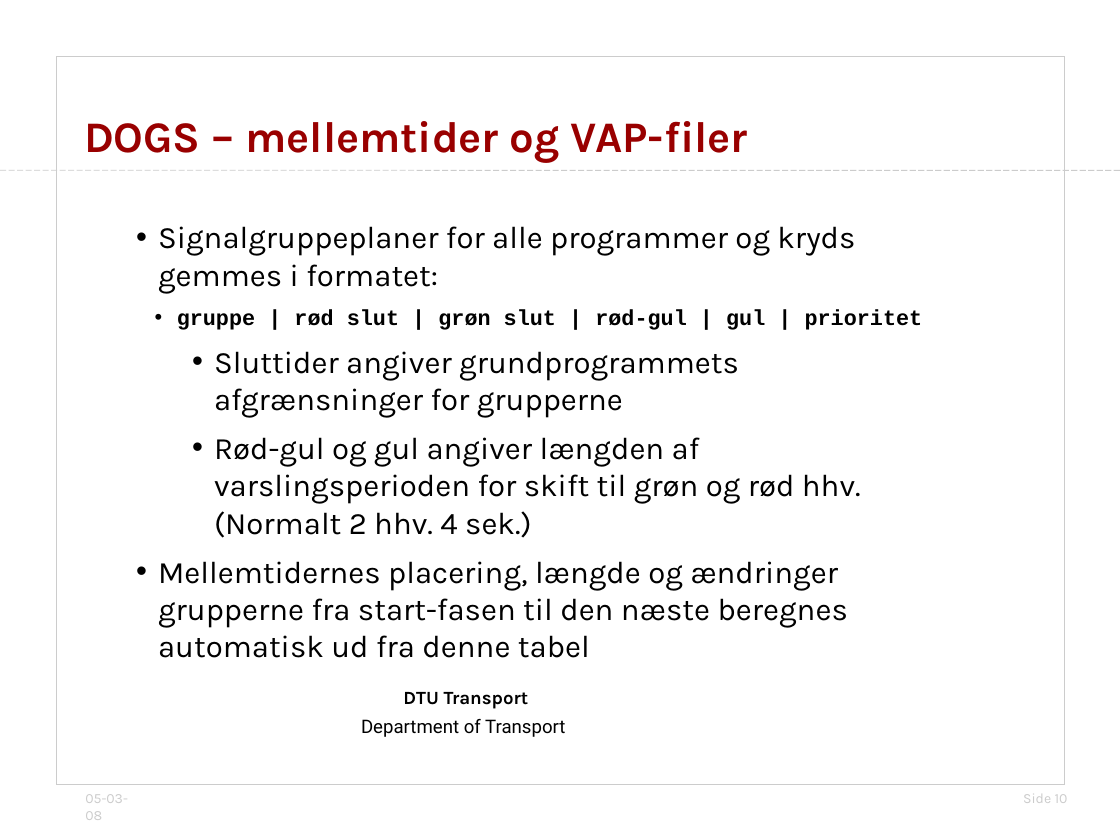
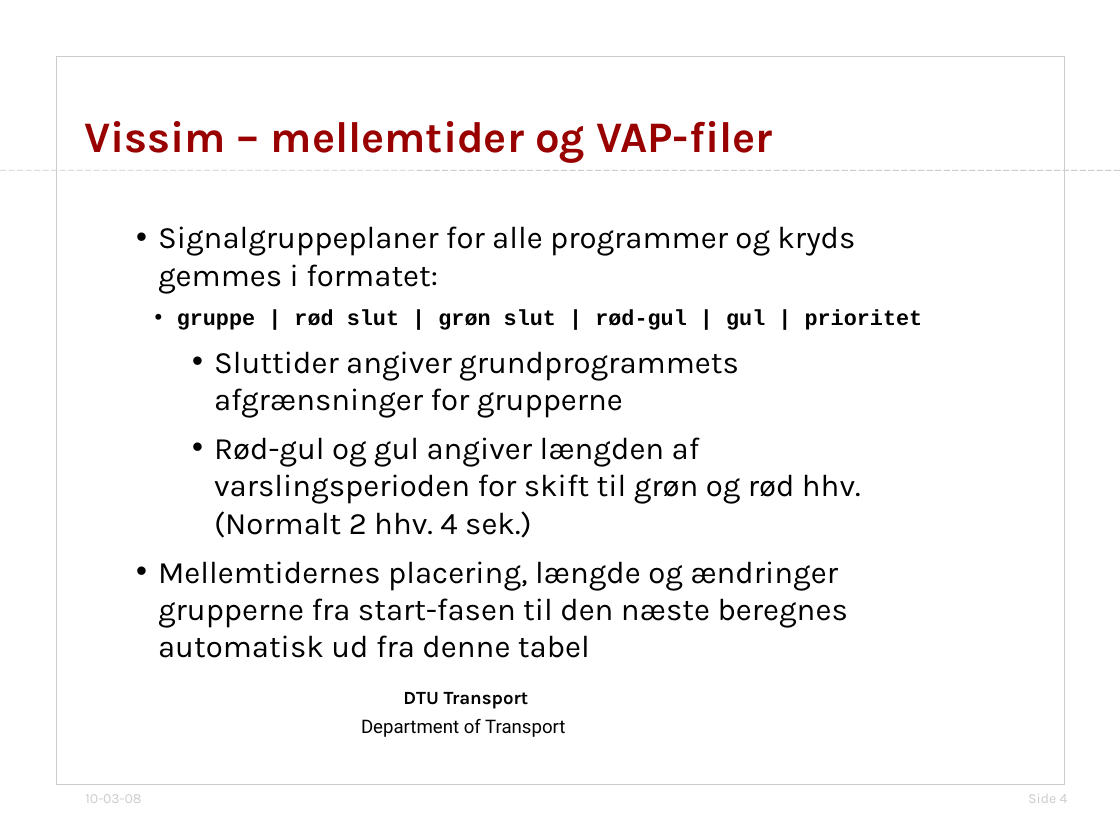
Before and after one commit to jonyonyx/greenwaves, a slide deck: slide 4 of thesis/præsentation_simulering_dogs.odp (slide 10 before the commit). Drawn at 1120x840 pixels with LibreOffice and Linux fonts; fonts in the diff are those of the drawing; background and template pictures are left out. Boxes give left, top, right and bottom in pixels: in the first picture for what was removed or moved away, otherwise in the second. Text is boxed around its words. In the diff, an @@ line names an element or a change of style, - is before the commit and + after.

```diff
--- a/thesis/præsentation_simulering_dogs.odp
+++ b/thesis/præsentation_simulering_dogs.odp
@@ title at box(84, 121, 773, 163): text changed @@
-DOGS – mellemtider og VAP-filer
+Vissim – mellemtider og VAP-filer
@@ text at box(85, 794, 141, 803): text changed @@
-05-03-08
+10-03-08
@@ page number at box(1028, 794, 1068, 803): text changed @@
-Side 10
+Side 4
```
Also in this commit, not shown: 9 other slides changed, 1 slide removed, 5 other files.
